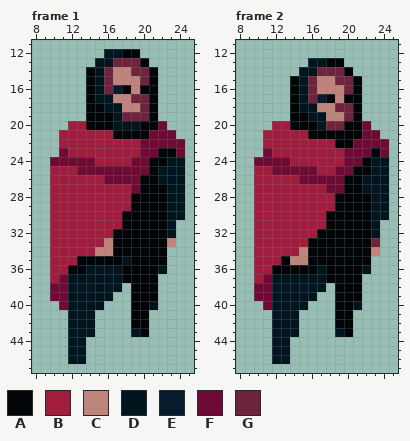
Pixel-art file, stored at core/assets/pro-idle-1.ase. That is the earlier state.
32x48 pixels, 2 frames. Colours within 5 levels of each other are drawn and written as one. Shown: frame 1: x 8..25, y 11..47; frame 2: x 8..25, y 11..47.
Palette (. is transparent): A #010508  B #a11d3e  C #bf857c  D #00151e  E #061b2e  F #6e0a34  G #6e243d
Pixels before, frame 1, first column x 10:
12 ......DDAA.....
13 .....DDGGGA....
14 ....ADGCCGGA...
15 ....ADGCCCGA...
16 ....ADGEACAA...
17 ....ADDCCGGA...
18 ....AADDCCGA...
19 ....AAADGGGA...
20 ..BBAAADDDAAF..
21 .BBBBBBAAAAFFF.
22 .BBBBBBBBBFFFFF
23 .FBBBBBBBBFFAAF
24 FFFFFBBBBFFAADD
25 BBBFFFFFFFFADDD
26 BBBBBBFFFFAADDD
27 BBBBBBBBBFAAADD
28 BBBBBBBBBAAAADD
29 BBBBBBBBBAAAADD
30 BBBBBBBBAAAAADD
31 BBBBBBBBAAAAAD.
32 BBBBBBBAAAAAAD.
33 BBBBBBCAAAAAAC.
34 BBBBBCCAAAAAA..
35 BBBAAAAADAAAA..
36 BBAADDDDAAAAD..
37 BFDDDDDDAAAA...
38 FFDDDDDD.AAA...
39 FFDDDDD..AAA...
40 .FDDDD...AAD...
41 ..DDD....AA....
42 ..DDD....AA....
43 ..DDD....DA....
44 ..DD...........
45 ..DD...........
46 ..DD...........
Pixels before, frame 2, first column x 10:
13 ......DDAA.....
14 .....DDGGGA....
15 ....ADGCCGGA...
16 ....ADGCCCGA...
17 ....ADGEACAA...
18 ....ADDCCGGA...
19 ....AADDCCGA...
20 ..BBAAADGGAAF..
21 .BBBBBAAAAAAFF.
22 .BBBBBBBBAAFFFF
23 .FBBBBBBBBFFFAF
24 FFFFBBBBBBFFADD
25 BBFFFFFBBFFAADD
26 BBBBBFFFFFAADDD
27 BBBBBBBBFFAADDD
28 BBBBBBBBBAAAADD
29 BBBBBBBBBAAAADD
30 BBBBBBBBAAAAADD
31 BBBBBBBBAAAAAD.
32 BBBBBBBAAAAAAD.
33 BBBBBBAAAAAAAG.
34 BBBBBCAAAAAAAC.
35 BBBACCAAAAAAA..
36 BBAAAAADAAAAD..
37 BFDDDDDDAAAA...
38 FFDDDDDD.AAA...
39 FFDDDDD..AAA...
40 .FDDDD...AAD...
41 ..DDD....AA....
42 ..DDD....AA....
43 ..DDD....DA....
44 ..DD...........
45 ..DD...........
46 ..DD...........
Now the later version:
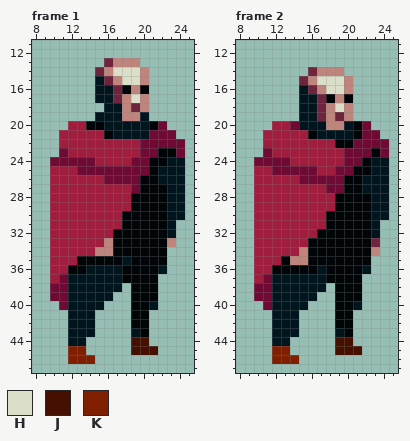
Colours new in this view: H #dbdec8  J #451000  K #801e00
Change:
Frame 1:
The author changed colour B to colour A in row 21 at x 16.
The author changed colour G to colour C in row 13 at x 17 to 19; in row 14 at x 16 and 20; in row 15 at x 20; in rows 17 to 18 at x 20; in row 19 at x 18 to 19.
The author changed colour A to colour D in row 19 at x 15 to 16; in row 20 at x 16 and 20; in row 21 at x 17 to 20.
The author changed colour G to colour D in row 16 at x 16; in row 19 at x 20.
The author changed colour C to colour G in row 17 at x 17; in row 18 at x 19.
The author changed colour D to colour G in row 13 at x 16; in row 14 at x 15.
The author changed colour E to colour G in row 16 at x 17.
The author changed colour C to colour H in row 14 at x 17 to 18; in row 15 at x 18 to 19.
The author changed colour G to colour H in row 14 at x 19; in row 17 at x 19.
Colour J now appears in row 44 at x 19 to 20; in row 45 at x 19 to 21.
Colour K now appears in row 46 at x 14.
The author changed colour D to colour K in rows 45 to 46 at x 12 to 13.
Colour A is removed in row 12 at x 18 to 19; in row 13 at x 20; in rows 14 to 17 at x 14 and 21; in row 18 at x 14 to 15 and 21; in row 19 at x 14 and 21.
Colour D is removed in row 12 at x 16 to 17; in row 13 at x 15.
Frame 2:
The author changed colour G to colour C in row 14 at x 17 to 19; in row 15 at x 16 and 20; in row 16 at x 20; in rows 18 to 19 at x 20; in row 20 at x 18 to 19.
The author changed colour A to colour D in row 19 at x 15; in row 20 at x 15 to 16 and 20; in row 21 at x 17 to 20.
The author changed colour G to colour D in row 17 at x 16.
The author changed colour A to colour F in row 20 at x 14.
The author changed colour C to colour G in row 18 at x 17; in row 19 at x 19.
The author changed colour D to colour G in row 14 at x 16; in row 15 at x 15; in row 19 at x 17.
The author changed colour E to colour G in row 17 at x 17.
The author changed colour C to colour H in row 15 at x 17 to 18; in row 16 at x 18 to 19.
The author changed colour G to colour H in row 15 at x 19; in row 18 at x 19.
Colour J now appears in row 44 at x 19 to 20; in row 45 at x 19 to 21.
Colour K now appears in row 46 at x 14.
The author changed colour D to colour K in rows 45 to 46 at x 12 to 13.
Colour A is removed in row 13 at x 18 to 19; in row 14 at x 20; in rows 15 to 19 at x 14 and 21.
Colour D is removed in row 13 at x 16 to 17; in row 14 at x 15.
Changed places in both pictures, as pixel boxes (x1, y1, x2, y2):
changed: (86, 49, 158, 139)
changed: (68, 337, 158, 364)
changed: (290, 58, 362, 139)
changed: (272, 337, 362, 364)
